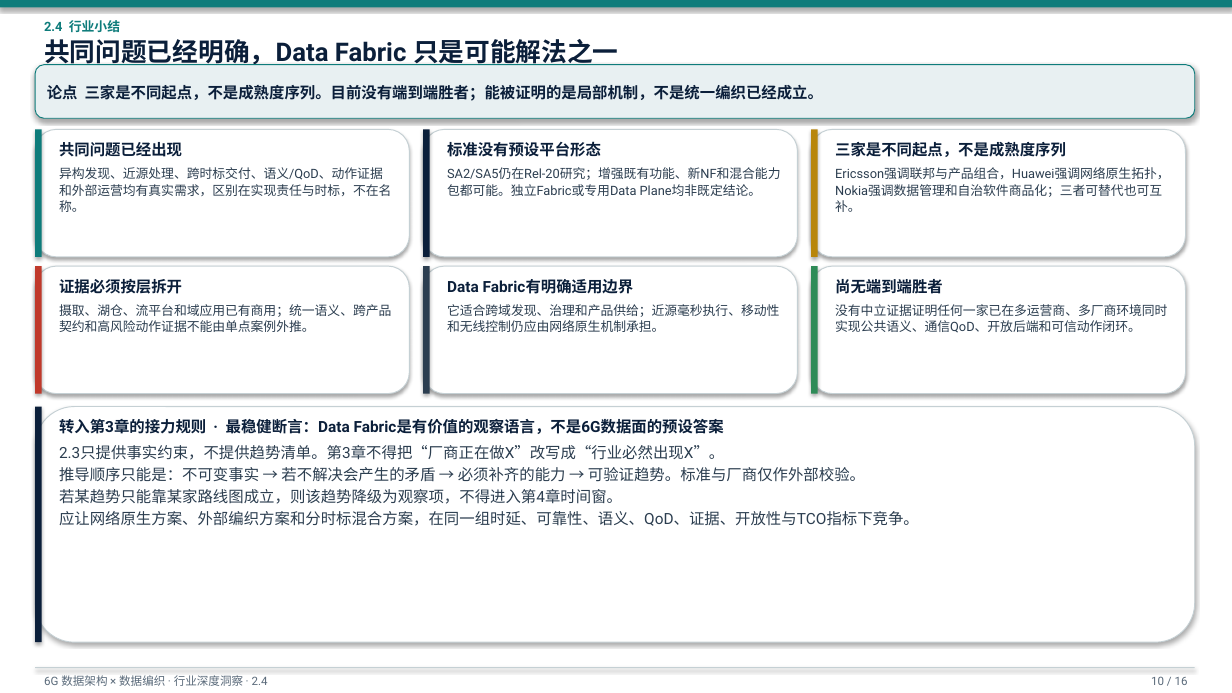
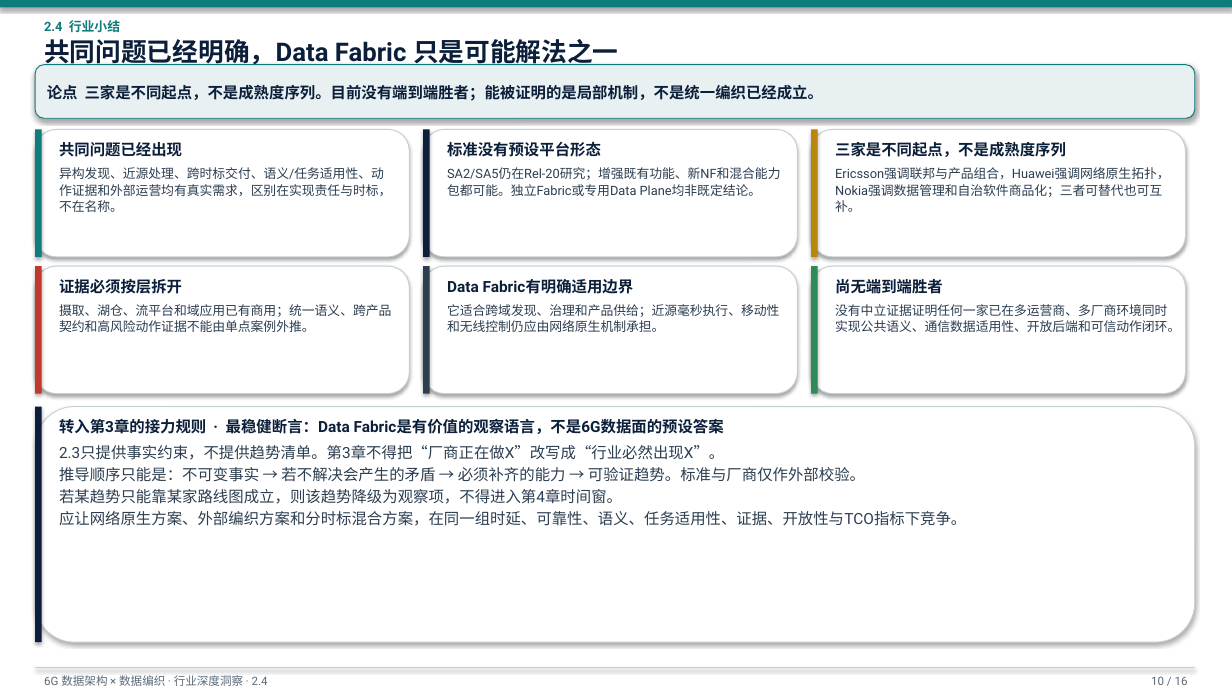
Before and after one commit to newmanxiang/6GDataPlane, a slide deck: slide 10 of reports/6g-data-fabric-sections-234-deck.pptx. Drawn at 1232x693 pixels with LibreOffice and Linux fonts; fonts in the diff are those of the drawing. Boxes give left, top, right and bottom in pixels: in the first picture for what was removed or moved away, otherwise in the second. Text is boxed around its words. In the diff, an @@ line names an element or a change of style, - is before the commit and + after.

```diff
--- a/reports/6g-data-fabric-sections-234-deck.pptx
+++ b/reports/6g-data-fabric-sections-234-deck.pptx
@@ text at bbox=[59, 167, 391, 212]: text changed @@
-异构发现、近源处理、跨时标交付、语义/QoD、动作证据和外部运营均有真实需求，区别在实现责任与时标，不在名称。
+异构发现、近源处理、跨时标交付、语义/任务适用性、动作证据和外部运营均有真实需求，区别在实现责任与时标，不在名称。
@@ text at bbox=[835, 304, 1180, 332]: text changed @@
-没有中立证据证明任何一家已在多运营商、多厂商环境同时实现公共语义、通信QoD、开放后端和可信动作闭环。
+没有中立证据证明任何一家已在多运营商、多厂商环境同时实现公共语义、通信数据适用性、开放后端和可信动作闭环。
@@ text at bbox=[59, 511, 966, 526]: text changed @@
-应让网络原生方案、外部编织方案和分时标混合方案，在同一组时延、可靠性、语义、QoD、证据、开放性与TCO指标下竞争。
+应让网络原生方案、外部编织方案和分时标混合方案，在同一组时延、可靠性、语义、任务适用性、证据、开放性与TCO指标下竞争。
```
Also in this commit, not shown: 11 other slides changed, 3 other files.
